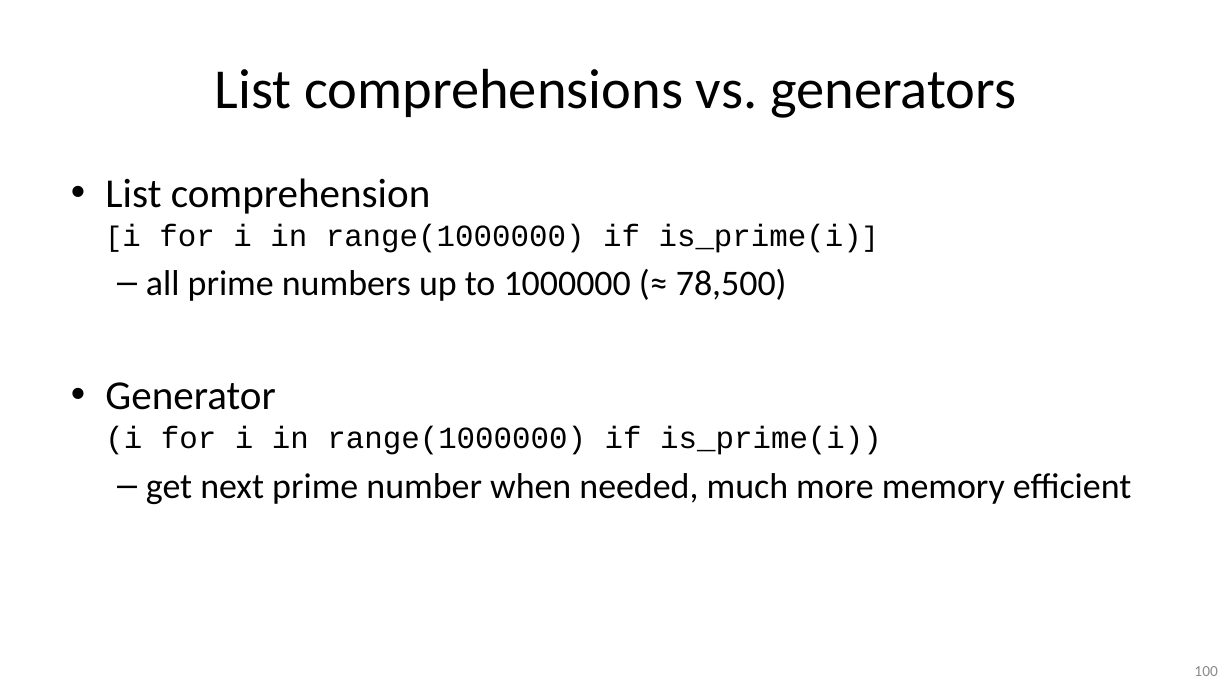
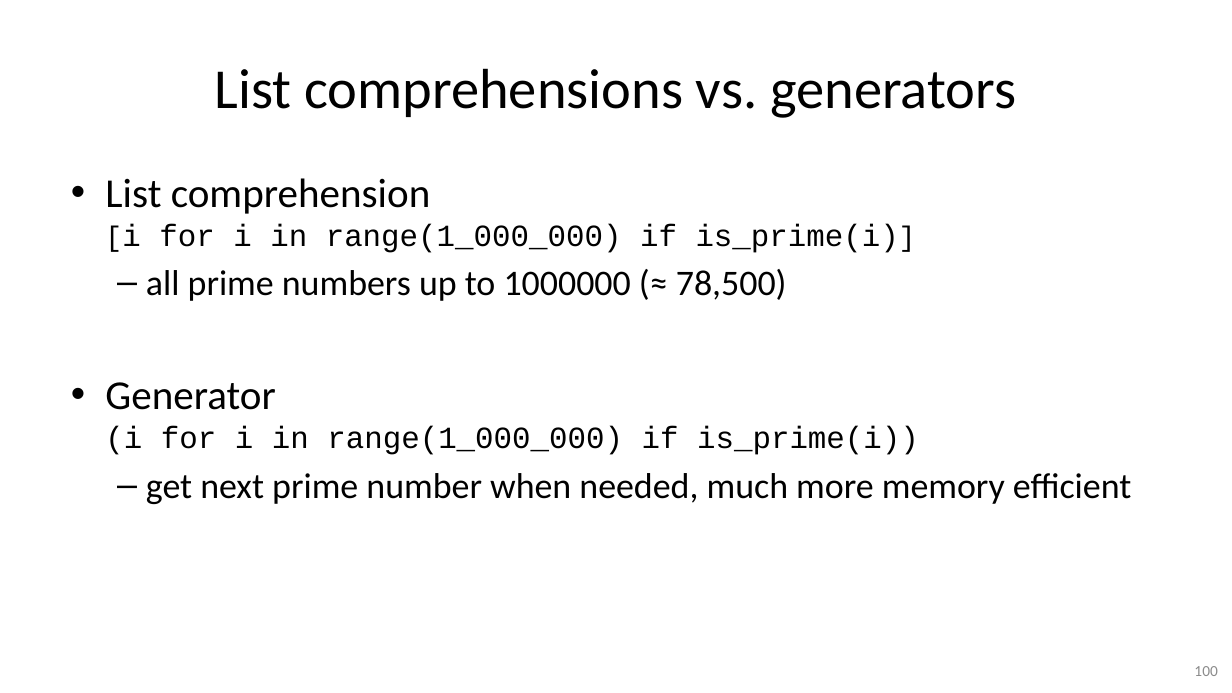
Before and after one commit to gjbex/Python-software-engineering, a slide deck: slide 100 of python_software_engineering.pptx. Drawn at 1232x693 pixels with LibreOffice and Linux fonts; fonts in the diff are those of the drawing. Boxes give left, top, right and bottom in pixels: in the first picture for what was removed or moved away, otherwise in the second. Text is boxed around its words. In the diff, an @@ line names an element or a change of style, - is before the commit and + after.

Commit message:
Fix typos

```diff
--- a/python_software_engineering.pptx
+++ b/python_software_engineering.pptx
@@ text at (x1=105, y1=178, x2=899, y2=253): text changed @@
-• List comprehension
-  [i for i in range(1000000) if is_prime(i)]
+• List comprehension
+  [i for i in range(1_000_000) if is_prime(i)]
@@ text at (x1=105, y1=382, x2=919, y2=455): text changed @@
-• Generator
-  (i for i in range(1000000) if is_prime(i))
+• Generator
+  (i for i in range(1_000_000) if is_prime(i))
```
Also in this commit, not shown: 3 other slides changed.
